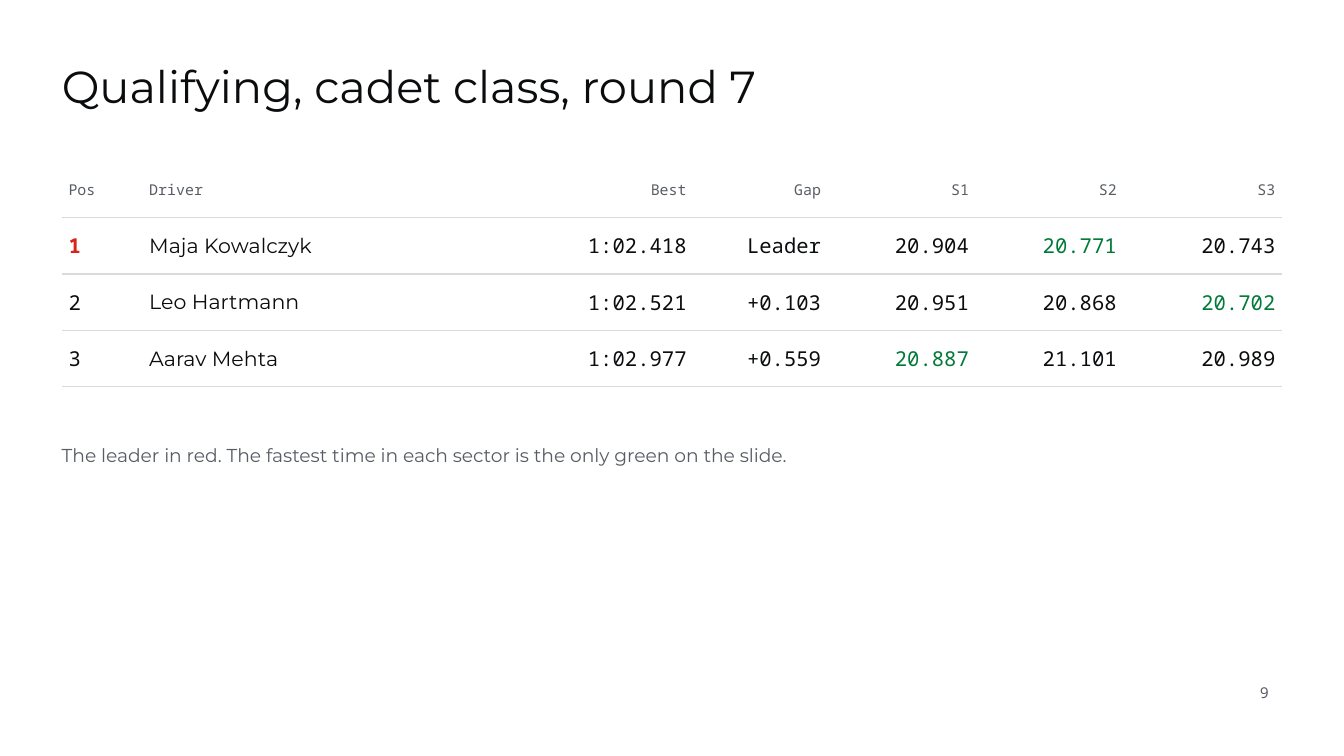
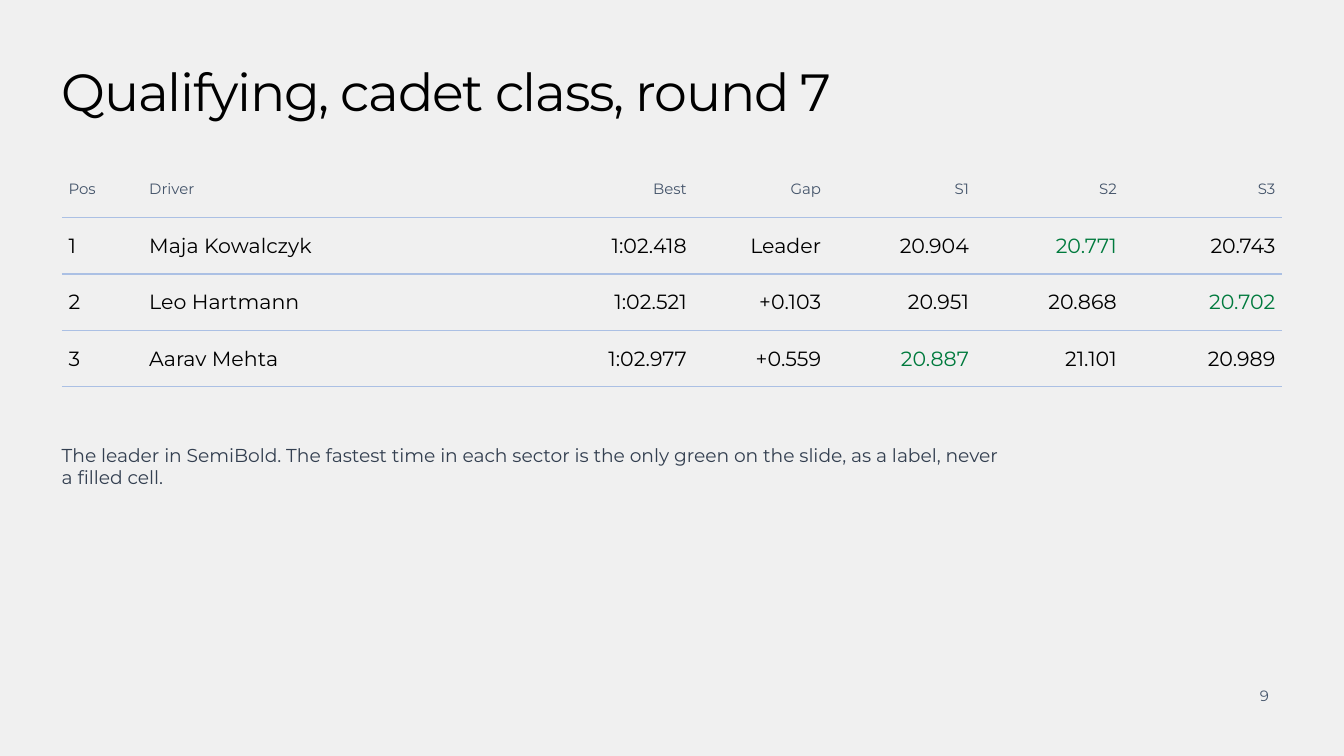
Before and after one commit to Smedley-Group-Advanced-Technology/brand-book-sg, a slide deck: slide 9 of assets/templates/smedley-group-slides.pptx. Drawn at 1344x756 pixels with LibreOffice and Linux fonts; fonts in the diff are those of the drawing; background and template pictures are left out. Boxes give left, top, right and bottom in pixels: in the first picture for what was removed or moved away, otherwise in the second. Text is boxed around its words. In the diff, an @@ line names an element or a change of style, - is before the commit and + after.

```diff
--- a/assets/templates/smedley-group-slides.pptx
+++ b/assets/templates/smedley-group-slides.pptx
@@ background #FFFFFF to #F0F0F0 @@
@@ title "Qualifying, cadet class, round 7" at (62,72,832,122): size 24 to 28 pt, text colour #0B0C0E to #000000, letter spacing 0 to -0.7 pt @@
@@ table at (62,161,1282,370) @@
@@ font Noto Sans Mono to Montserrat in "Pos", "Driver", "Best", "Gap" and 21 more places @@
@@ text colour #585D65 to #44546A in "Pos", "Driver", "Best", "Gap" and 3 more places @@
@@ text colour #D8231A to #000000, bold off in "1" @@
@@ text colour #0B0C0E to #000000 in "Maja Kowalczyk", "1:02.418", "Leader", "20.904" and 13 more places @@
@@ text colour #007A38 to #007A3D in "20.771", "20.702", "20.887" @@
@@ borders changed @@
@@ text at (62,448,998,484): text changed; text colour #585D65 to #333F50 @@
-The leader in red. The fastest time in each sector is the only green on the slide.
+The leader in SemiBold. The fastest time in each sector is the only green on the slide, as a label, never a filled cell.
@@ page number at (1260,690,1269,701): font Noto Sans Mono to Montserrat, text colour #585D65 to #44546A @@
```
Also in this commit, not shown: 10 other slides changed, 3 slides added, 6 slides removed, 26 other files.
